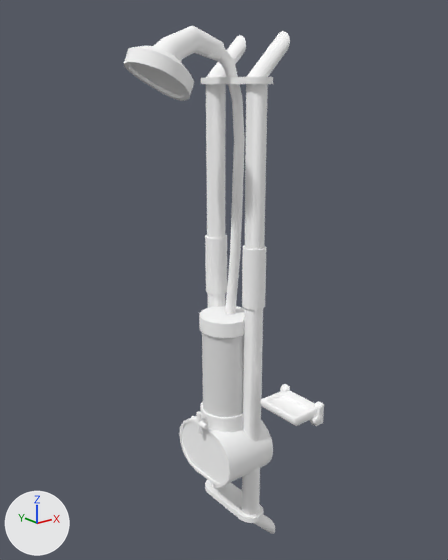
What one commit did to the Blender file Assets/Models/house[IMPORTER]/shower.blend.
One viewpoint serves both versions: a 50 mm camera at (-1.469, -1.554, 2.096) aimed at (-0.287, -0.077, 1.504). The axes (+X, +Y, +Z) are drawn at lower left. The lights are the same throughout.

Objects in the first picture: 'shower', 'soap_holder'.
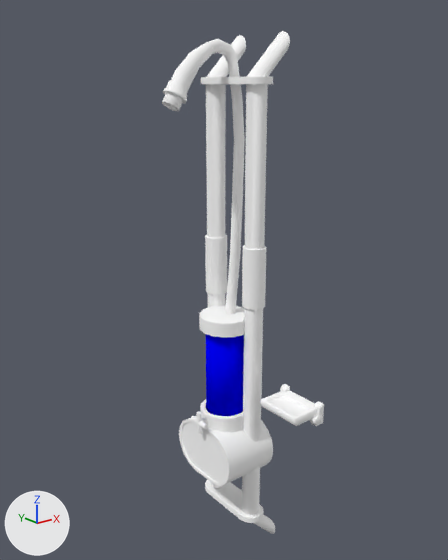
Location of each change, [x1, y1, x2, y2] in pixels of the pictures (448 x 560 px; the box of a moved part takes in the faces that stretch with it):
```json
{"object": "shower", "change": "reshaped", "before": [124, 26, 290, 534], "after": [179, 31, 290, 534], "on screen": "33% narrower"}
{"object": "shower_socket", "change": "added", "after": [162, 42, 213, 111]}
{"part": 1, "of": "me_shower", "change": "moved or reshaped", "before": [124, 26, 245, 101], "after": [201, 39, 272, 101]}
{"part": 2, "of": "me_shower", "change": "built on", "before": [179, 333, 263, 520], "after": [179, 293, 263, 523]}
{"object": "water_ui_shower", "change": "unchanged, uncovered by the edit", "after": [206, 334, 244, 416]}
```

The change, as JSON lines over the scene's bpy script:
```json
{"op": "add", "block": "mat_black_material", "code": ["mat_black_material = diffuse_material('black_material')", "mat_black_material.base_color = (0.0, 0.0, 0.0)  # black #000000"]}
{"block": "me_shower", "where": "# used by ob_shower; location = (0.0, 0.0, 0.0)"}
{"op": "remove", "block": "me_shower", "code": "me_shower.from_pydata(...)  # 855 vertices, 832 faces; spans x -0.56..-0.08, y -0.15..0.15, z 0.45..2.26"}
{"op": "add", "block": "me_shower", "code": "me_shower.from_pydata(...)  # 950 vertices, 920 faces; spans x -0.32..-0.08, y -0.15..0.15, z 0.45..2.25"}
{"block": "me_shower", "change": "me_shower part 1: 84 vertices moved from x -0.44..-0.18, y -0.03..0.03, z 2.1..2.26 to x -0.29..-0.18, y -0.02..0.15, z 2.1..2.23; 115 vertices removed from x -0.56..-0.13, y -0.1..0.1, z 2.05..2.2; 48 vertices added at x -0.28..-0.13, y -0.15..0.15, z 2.1..2.2"}
{"block": "me_shower", "change": "me_shower part 2: 22 vertices moved from x -0.29..-0.15, y -0.07..0.07, z 0.58..1.3 to x -0.29..-0.14, y -0.07..0.15, z 0.58..1.3; 30 vertices removed from x -0.32..-0.13, y -0.08..0.13, z 0.58..1.3; 160 vertices added at x -0.32..-0.13, y -0.15..0.15, z 0.58..1.4"}
{"op": "remove", "block": "me_shower", "code": "me_shower.materials.append(mat_glass_01_material)  # white #e5e5e5"}
{"op": "add", "block": "me_shower_socket", "code": ["me_shower_socket = bpy.data.meshes.new('shower_socket')", "me_shower_socket.from_pydata(...)  # 322 vertices, 336 faces; spans x -0.043..0.131, y -0.037..0.037, z -0.047..0.147", "me_shower_socket.polygons.foreach_set('use_smooth', [True] * 336)", "# faces by material slot: [320, 16]", "me_shower_socket.materials.append(mat_shower_01_material)  # white #ffffff", "me_shower_socket.materials.append(mat_black_material)  # black #000000"]}
{"op": "add", "block": "ob_shower_socket", "code": ["ob_shower_socket = bpy.data.objects.new('shower_socket', me_shower_socket)", "ob_shower_socket.location = (-0.405, 0.0, 2.071)", "_m = ob_shower_socket.modifiers.new('EdgeSplit', 'EDGE_SPLIT')", "_m.split_angle = 3.142"]}
```
